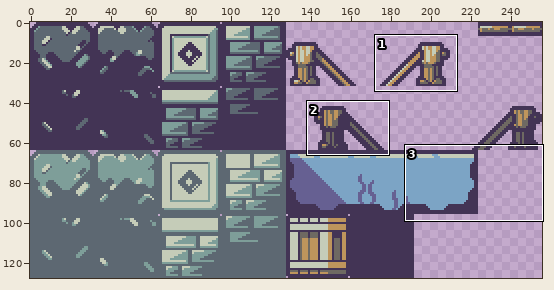
Sprite sheet: MyGame/Game/maps/tiles.png. Above: a wide view before the commit, with the close-up outlined.
Close-up. Before the commit:
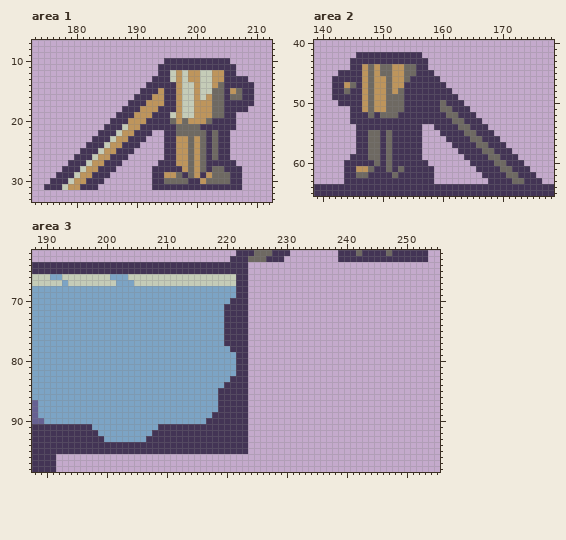
The file is 256x128 pixels. Shown: area 1: x 173..212, y 7..33; area 2: x 139..178, y 40..65; area 3: x 188..255, y 62..98.
Now the later version:
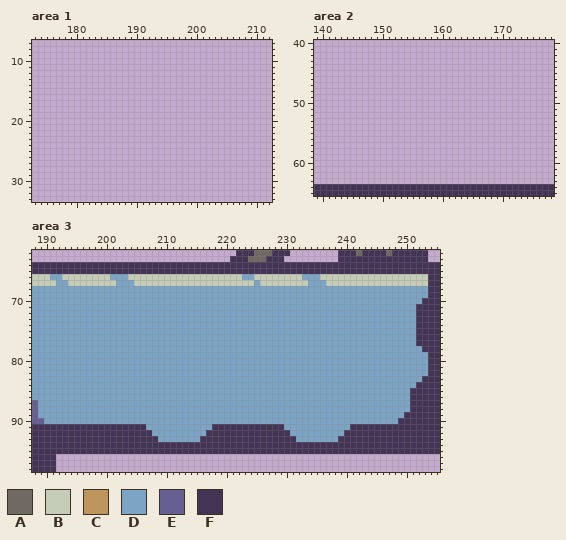
Palette (. is transparent): A #6e6962  B #c5ccb8  C #be955c  D #7ca4c5  E #666092  F #433455
The edit:
Area 1:
y 10: x 195..205 FFFFFFFFFFF -> ...........
y 11: x 194..206 FFFFFFFFFFFFF -> .............
y 12: x 194..206 FFBCBCCBBCCFF -> .............
y 13: x 193..208 FFFBCBCCBBCCFFFF -> ................
y 14: x 192..209 FFFFFCBBCBBCAFFFFF -> ..................
y 15: x 191..209 FFFCFFCBBCBBAAFCAFF -> ...................
y 16: x 190..209 FFFCCFFCBBCBCAAFAAFF -> ....................
y 17: x 189..209 FFFCCCFFCBBCCCAAFFFFF -> .....................
y 18: x 188..208 FFFCCCFFFCBBCCCAAFFFF -> .....................
y 19: x 187..206 FFFCCCFFFBCBBCCCAAFF -> ....................
y 20: x 186..206 FFFCCCFFFFACACCCAFFFF -> .....................
y 21: x 185..206 FFFBCCFFFFFFAAAAFFFFFF -> ......................
y 22: x 184..192 FFFBCCFFF -> .........; x 195..205 FFAAAAAFAFF -> ...........
y 23: x 183..191 FFFBCCFFF -> .........; x 195..205 FFCCACAFAFF -> ...........
y 24: x 182..190 FFFBCCFFF -> .........; x 195..205 FFCCACAFAFF -> ...........
y 25: x 181..189 FFFBCCFFF -> .........; x 195..205 FFCCACAFAFF -> ...........
y 26: x 180..188 FFFBCCFFF -> .........; x 195..205 FFCCACAFAFF -> ...........
y 27: x 179..187 FFFBCCFFF -> .........; x 194..206 FFFCCACAFFFFF -> .............
y 28: x 178..186 FFFBCCFFF -> .........; x 193..207 FFFFFCACAFAAFFF -> ...............
y 29: x 177..185 FFFBCCFFF -> .........; x 193..207 FFCCAFACFCAAAFF -> ...............
y 30: x 176..184 FFFBCCFFF -> .........; x 193..207 FFAAAAFFCAAAAFF -> ...............
y 31: x 175..183 FFFBCCFFF -> .........; x 193..207 FFFFFFFFFFFFFFF -> ...............
Area 2:
y 42: x 146..156 FFFFFFFFFFF -> ...........
y 43: x 145..157 FFFFFFFFFFFFF -> .............
y 44: x 145..157 FFCACAACCAAFF -> .............
y 45: x 143..158 FFFFCACAACCAAFFF -> ................
y 46: x 142..159 FFFFFCACCACCAFFFFF -> ..................
y 47: x 142..160 FFCAFCACCACCFFFFFFF -> ...................
y 48: x 142..161 FFAFFCACCACAFFFFFFFF -> ....................
y 49: x 142..162 FFFFFCACCAAAFFFFFFFFF -> .....................
y 50: x 143..163 FFFFCACCAAAFFFFFFAFFF -> .....................
y 51: x 145..164 FFCACCAAAFFFFFFAAFFF -> ....................
y 52: x 145..165 FFFAFAAAFFFFFFFFAAFFF -> .....................
y 53: x 145..166 FFFFFFFFFFFFFFFFFAAFFF -> ......................
y 54: x 146..156 FFFFFFFFFFF -> ...........; x 159..167 FFFFAAFFF -> .........
y 55: x 146..156 FFAAFAFFFFF -> ...........; x 160..168 FFFFAAFFF -> .........
y 56: x 146..156 FFAAFAFFFFF -> ...........; x 161..169 FFFFAAFFF -> .........
y 57: x 146..156 FFAAFAFFFFF -> ...........; x 162..170 FFFFAAFFF -> .........
y 58: x 146..156 FFAAFAFFFFF -> ...........; x 163..171 FFFFAAFFF -> .........
y 59: x 145..156 FFFAAFAFFFFF -> ............; x 164..172 FFFFAAFFF -> .........
y 60: x 144..157 FFFFFAFAFFFFFF -> ..............; x 165..173 FFFFAAFFF -> .........
y 61: x 144..158 FFCCAFFAFAFFFFF -> ...............; x 166..174 FFFFAAFFF -> .........
y 62: x 144..158 FFAAFFFFAFFFFFF -> ...............; x 167..175 FFFFAAFFF -> .........
y 63: x 144..158 FFFFFFFFFFFFFFF -> ...............; x 168..176 FFFFAAFFF -> .........
Area 3:
y 64..65: x 224..255 ................................ -> FFFFFFFFFFFFFFFFFFFFFFFFFFFFFFFF
y 66: x 222..255 FF................................ -> BDDBBBBBBBBDDDBBBBBBBBBBBBBBBBBBFF
y 67: x 192 B -> D; x 222..255 FF................................ -> BBBDBBBBBBBBDDDBBBBBBBBBBBBBBBBBFF
y 68..69: x 222..255 FF................................ -> DDDDDDDDDDDDDDDDDDDDDDDDDDDDDDDDFF
y 70: x 221..255 FFF................................ -> DDDDDDDDDDDDDDDDDDDDDDDDDDDDDDDDFFF
y 71..77: x 220..255 FFFF................................ -> DDDDDDDDDDDDDDDDDDDDDDDDDDDDDDDDFFFF
y 78: x 221..255 FFF................................ -> DDDDDDDDDDDDDDDDDDDDDDDDDDDDDDDDFFF
y 79..82: x 222..255 FF................................ -> DDDDDDDDDDDDDDDDDDDDDDDDDDDDDDDDFF
y 83: x 221..255 FFF................................ -> DDDDDDDDDDDDDDDDDDDDDDDDDDDDDDDDFFF
y 84: x 220..255 FFFF................................ -> DDDDDDDDDDDDDDDDDDDDDDDDDDDDDDDDFFFF
y 85..88: x 219..255 FFFFF................................ -> DDDDDDDDDDDDDDDDDDDDDDDDDDDDDDDDFFFFF
y 89: x 218..255 FFFFFF................................ -> DDDDDDDDDDDDDDDDDDDDDDDDDDDDDDDDFFFFFF
y 90: x 217..255 FFFFFFF................................ -> DDDDDDDDDDDDDDDDDDDDDDDDDDDDDDDDFFFFFFF
y 91: x 198..206 DDDDDDDDD -> FFFFFFFFF; x 209..217 FFFFFFFFF -> DDDDDDDDD; x 224..255 ................................ -> FFFFFFDDDDDDDDDDDFFFFFFFFFFFFFFF
y 92: x 199..216 DDDDDDDDDFFFFFFFFF -> FFFFFFFFFDDDDDDDDD; x 224..255 ................................ -> FFFFFFFDDDDDDDDDFFFFFFFFFFFFFFFF
y 93: x 200..206 DDDDDDD -> FFFFFFF; x 209..215 FFFFFFF -> DDDDDDD; x 224..255 ................................ -> FFFFFFFFDDDDDDDFFFFFFFFFFFFFFFFF
y 94..95: x 224..255 ................................ -> FFFFFFFFFFFFFFFFFFFFFFFFFFFFFFFF
Changed places in both close-ups, as pixel boxes (x1, y1, x2, y2):
erased: (44, 58, 254, 190)
erased: (332, 52, 542, 184)
changed: (92, 262, 440, 454)
changed: (56, 280, 62, 286)
